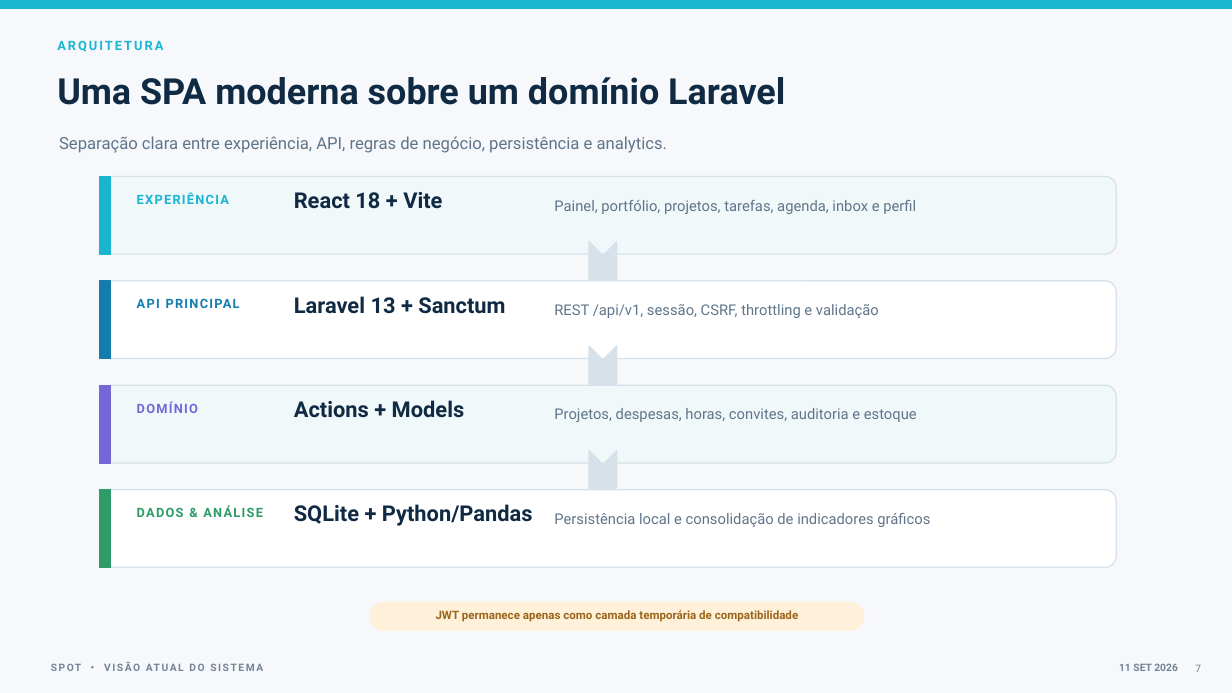
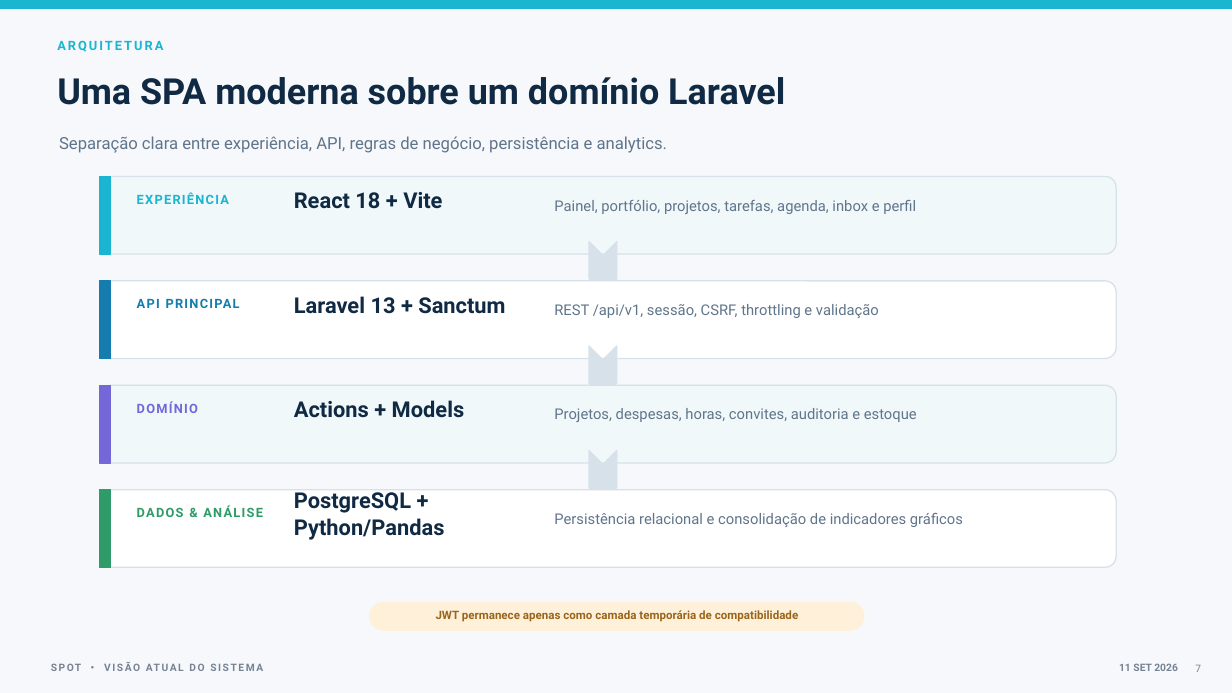
Before and after one commit to iamnotlittleprince/SPOT, a slide deck: slide 7 of docs/Spot-visao-atual-do-sistema.pptx. Drawn at 1232x693 pixels with LibreOffice and Linux fonts; fonts in the diff are those of the drawing. Boxes give left, top, right and bottom in pixels: in the first picture for what was removed or moved away, otherwise in the second. Text is boxed around its words. In the diff, an @@ line names an element or a change of style, - is before the commit and + after.

```diff
--- a/docs/Spot-visao-atual-do-sistema.pptx
+++ b/docs/Spot-visao-atual-do-sistema.pptx
@@ text at (294,492,445,540): text changed @@
-SQLite + Python/Pandas
+PostgreSQL + Python/Pandas
@@ text at (554,513,963,527): text changed @@
-Persistência local e consolidação de indicadores gráficos
+Persistência relacional e consolidação de indicadores gráficos
```
Also in this commit, not shown: 1 other slide changed, 50 other files.
